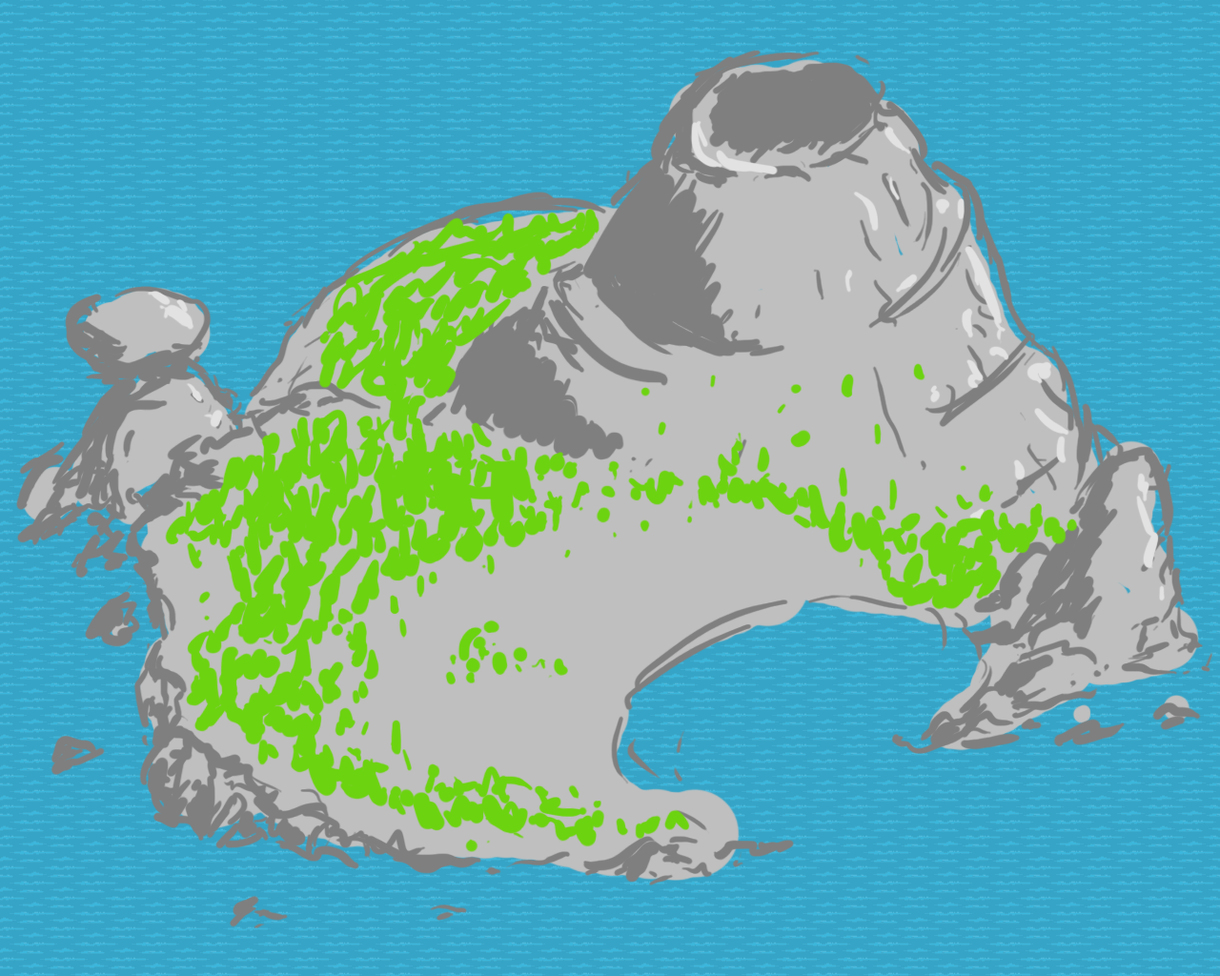
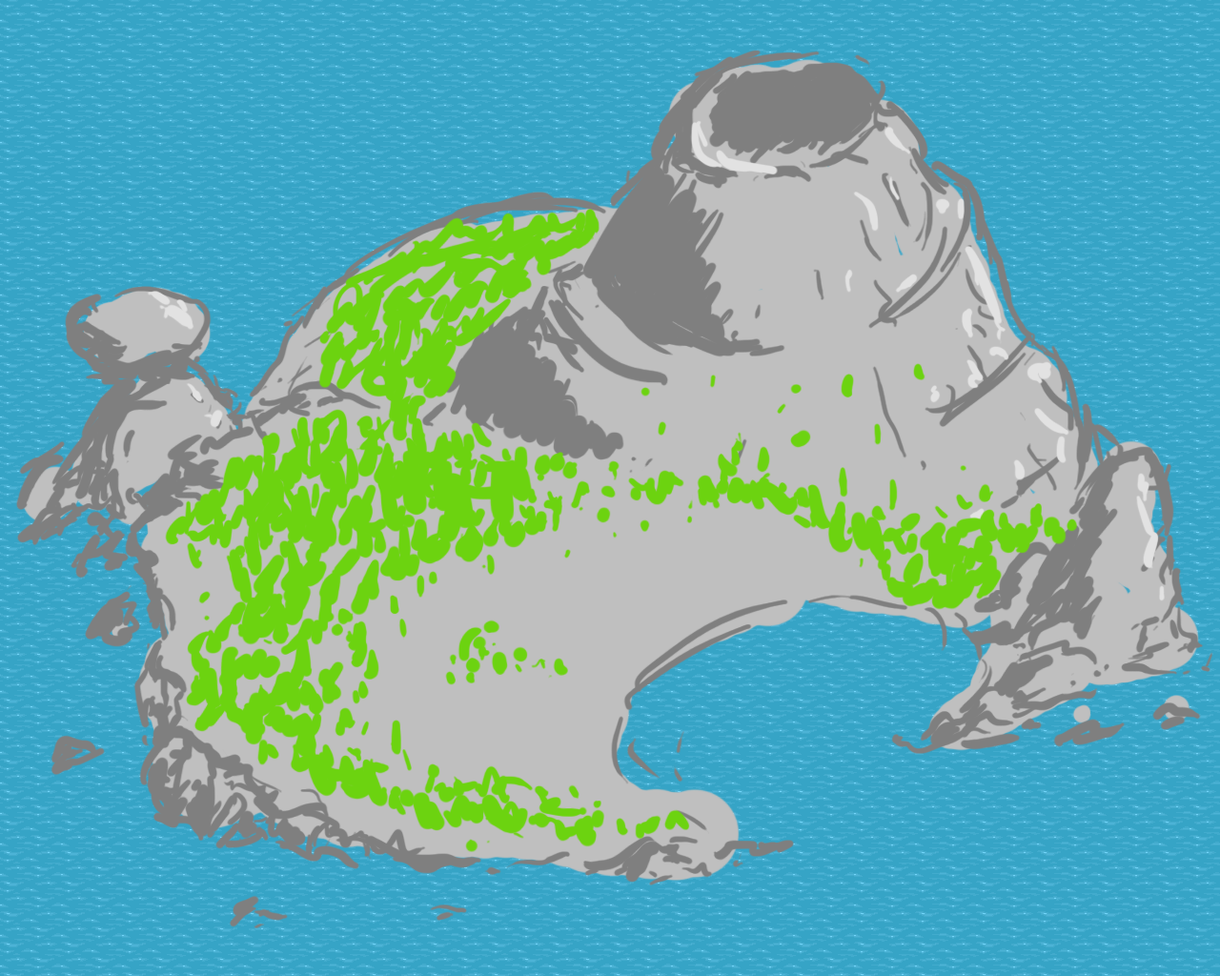
The second 1220 × 976 image is a revision of the first. Changes to its layers:
renamed "Calque 10" to "water", painted on it over [0, 0, 1220, 976]
removed layer "Calque 9" over [0, 0, 1220, 976]
removed layer "Calque 8" over [0, 0, 1220, 976]
